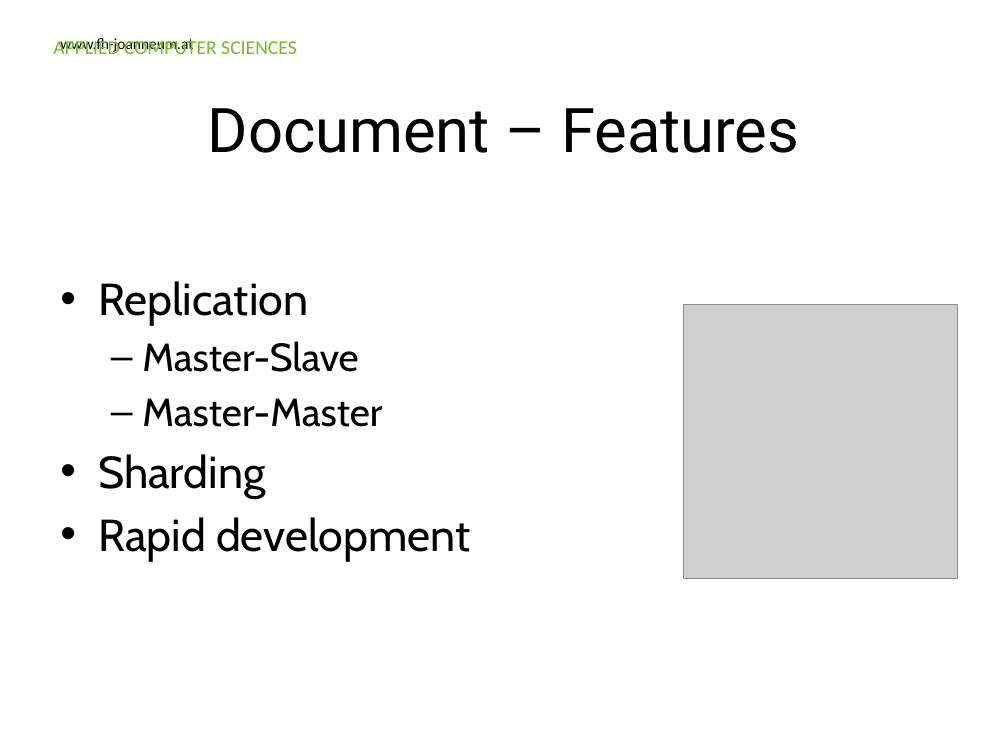
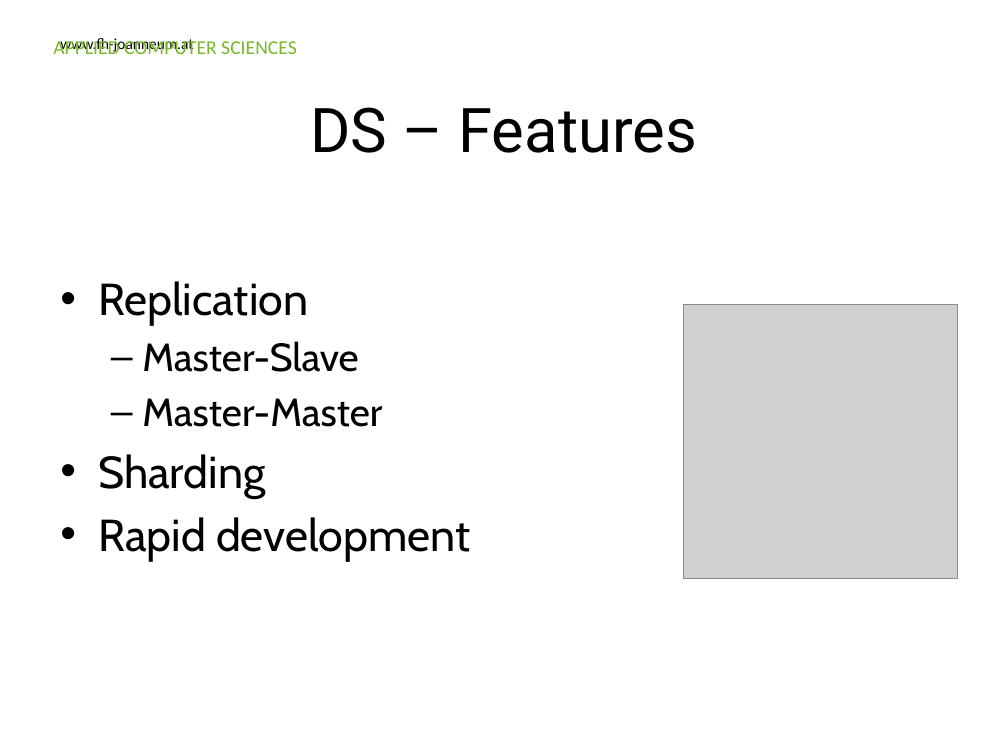
Before and after one commit to Ravenlord/guest-lecture-nosql, a slide deck: slide 31 of Presentation/FHJ_guest_lecture_nosql.pptx. Drawn at 1008x756 pixels with LibreOffice and Linux fonts; fonts in the diff are those of the drawing; grey boxes stand for pictures; background and template pictures are left out. Boxes give left, top, right and bottom in pixels: in the first picture for what was removed or moved away, otherwise in the second. Text is boxed around its words. In the diff, an @@ line names an element or a change of style, - is before the commit and + after.

```diff
--- a/Presentation/FHJ_guest_lecture_nosql.pptx
+++ b/Presentation/FHJ_guest_lecture_nosql.pptx
@@ title at (311, 107, 697, 153): text changed @@
-Document – Features
+DS – Features
```
Also in this commit, not shown: 8 other slides changed, 11 slides added, 2 slides removed.
